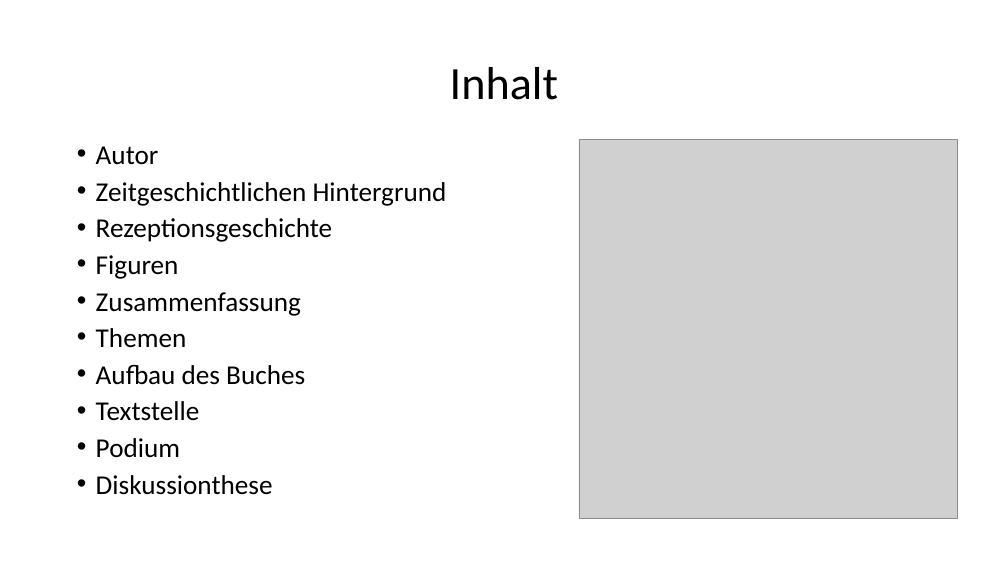
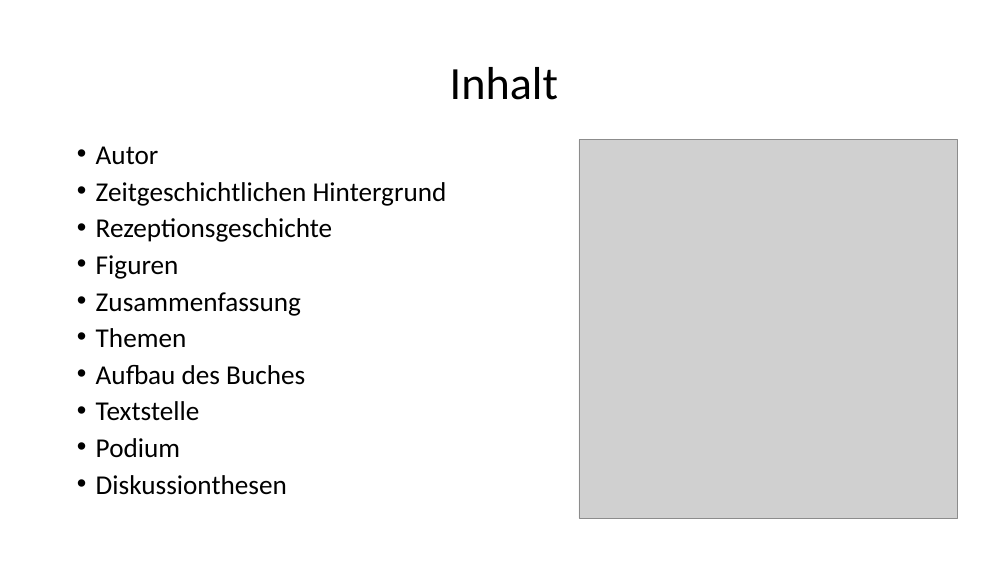
Before and after one commit to prulex9778/Deutsch-Vortrag, a slide deck: slide 2 of Powerpoint.pptx. Drawn at 1008x567 pixels with LibreOffice and Linux fonts; fonts in the diff are those of the drawing; grey boxes stand for pictures. Boxes give left, top, right and bottom in pixels: in the first picture for what was removed or moved away, otherwise in the second. Text is boxed around its words. In the diff, an @@ line names an element or a change of style, - is before the commit and + after.

Commit message:
asd

```diff
--- a/Powerpoint.pptx
+++ b/Powerpoint.pptx
@@ text at box(96, 475, 287, 495): text changed @@
-• Diskussionthese
+• Diskussionthesen
```
Also in this commit, not shown: 1 slide added.
